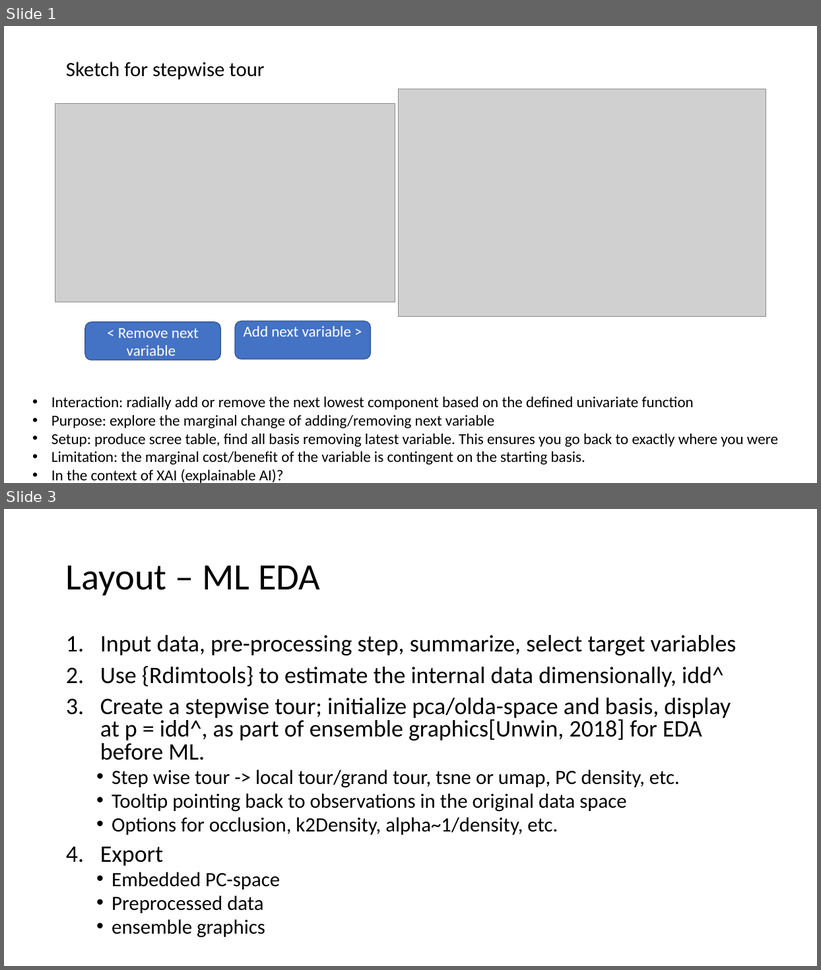
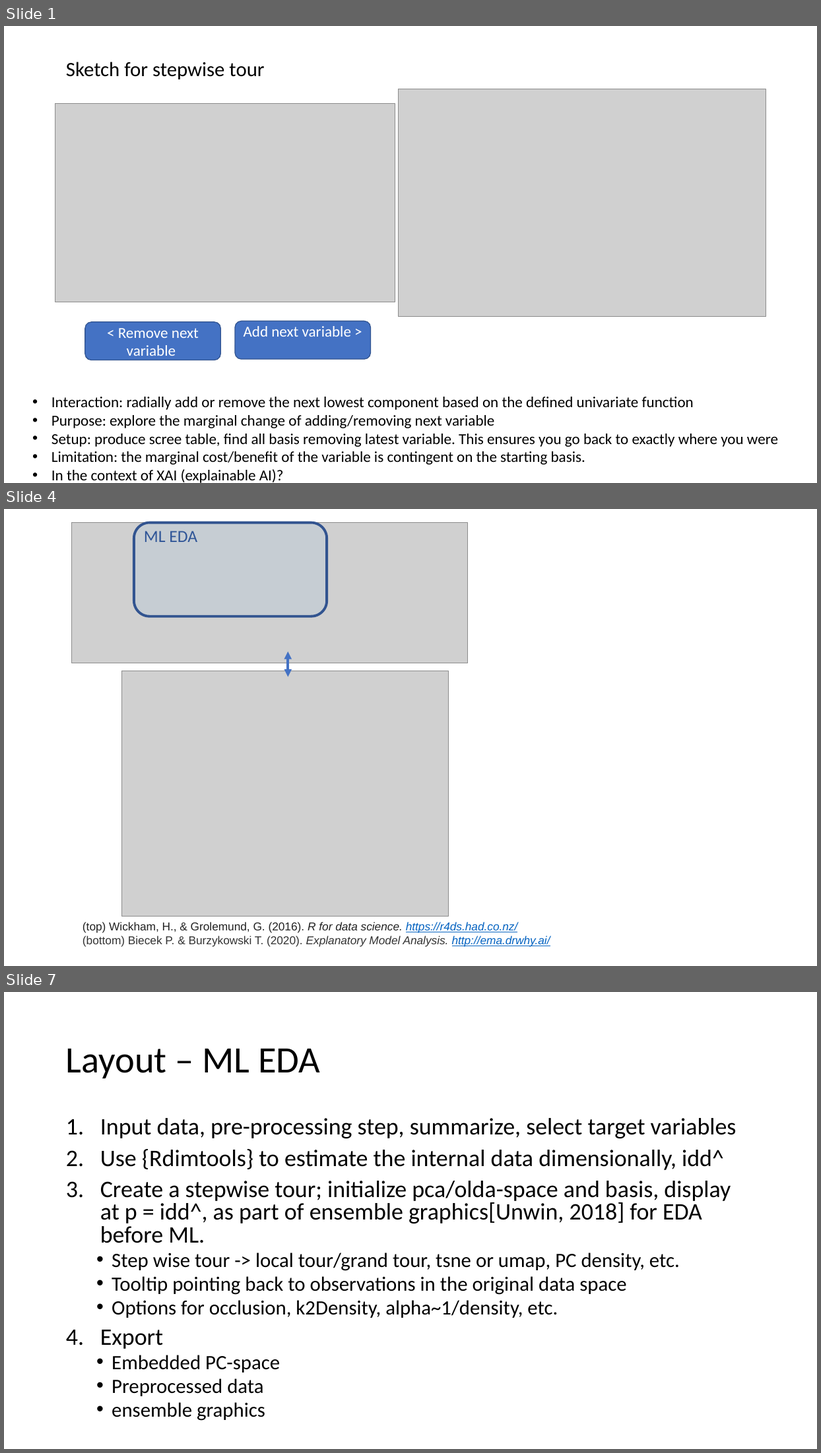
Before and after one commit to nspyrison/ML_EDA, a slide deck: zDesignDrafts/Sketch for stepwise tour.pptx. Shown one above the other, each under a label of ours: slides 1 and 3 before the commit, slides 1, 4 and 7 after it; the slides between them are not shown. The pictures are 821x970 and 821x1453 pixels, drawn with LibreOffice and Linux fonts; fonts in the diff are those of the drawing; grey boxes stand for pictures. Boxes give left, top, right and bottom in pixels: in the first picture for what was removed or moved away, otherwise in the second. Text is boxed around its words. In the diff, an @@ line names an element or a change of style, - is before the commit and + after.

```diff
--- a/zDesignDrafts/Sketch for stepwise tour.pptx
+++ b/zDesignDrafts/Sketch for stepwise tour.pptx
@@ slide 4 added at [4, 509, 817, 966], background #FFFFFF @@
@@ picture added at [72, 522, 468, 663] @@
@@ rounded rectangle added at [134, 522, 327, 617], fill #ACC5DC at 25% opacity, outline #325491 3 pt @@
@@ text added at [144, 531, 197, 542], 20 pt, text #2F5597 @@
+ML EDA
@@ double arrow added from (288, 652) to (288, 677), #4472C4 3 pt @@
@@ picture added at [121, 671, 448, 916] @@
@@ text added at [83, 922, 550, 947], 13.5 pt, text #333333, italic @@
+(top) Wickham, H., & Grolemund, G. (2016). R for data science. https://r4ds.had.co.nz/
+(bottom) Biecek P. & Burzykowski T. (2020). Explanatory Model Analysis. http://ema.drwhy.ai/
@@ what was slide 3 is now slide 7 @@
```
Also in this commit, not shown: 1 slide changed, 3 other slides added, 8 other files.
